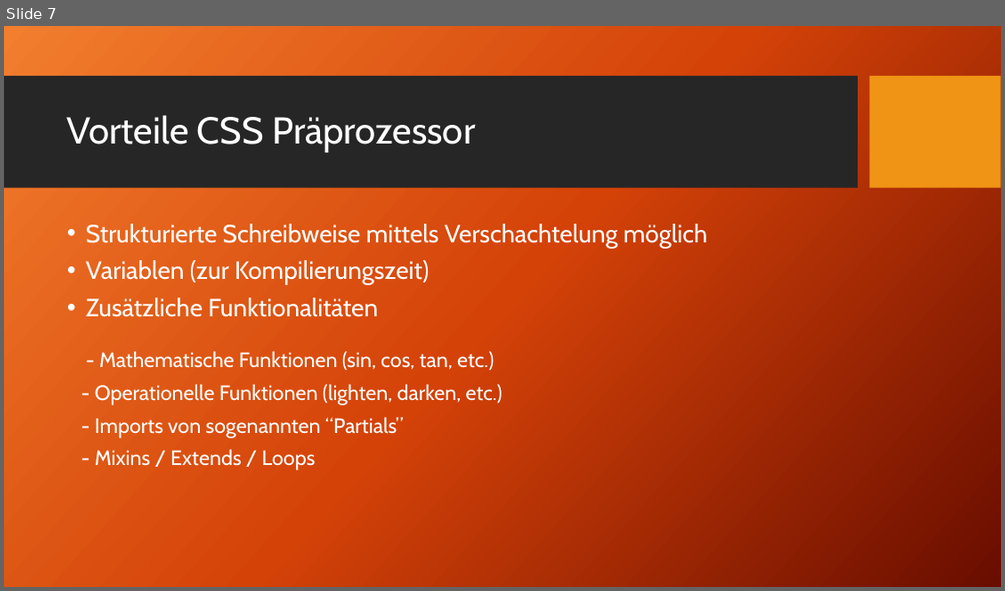
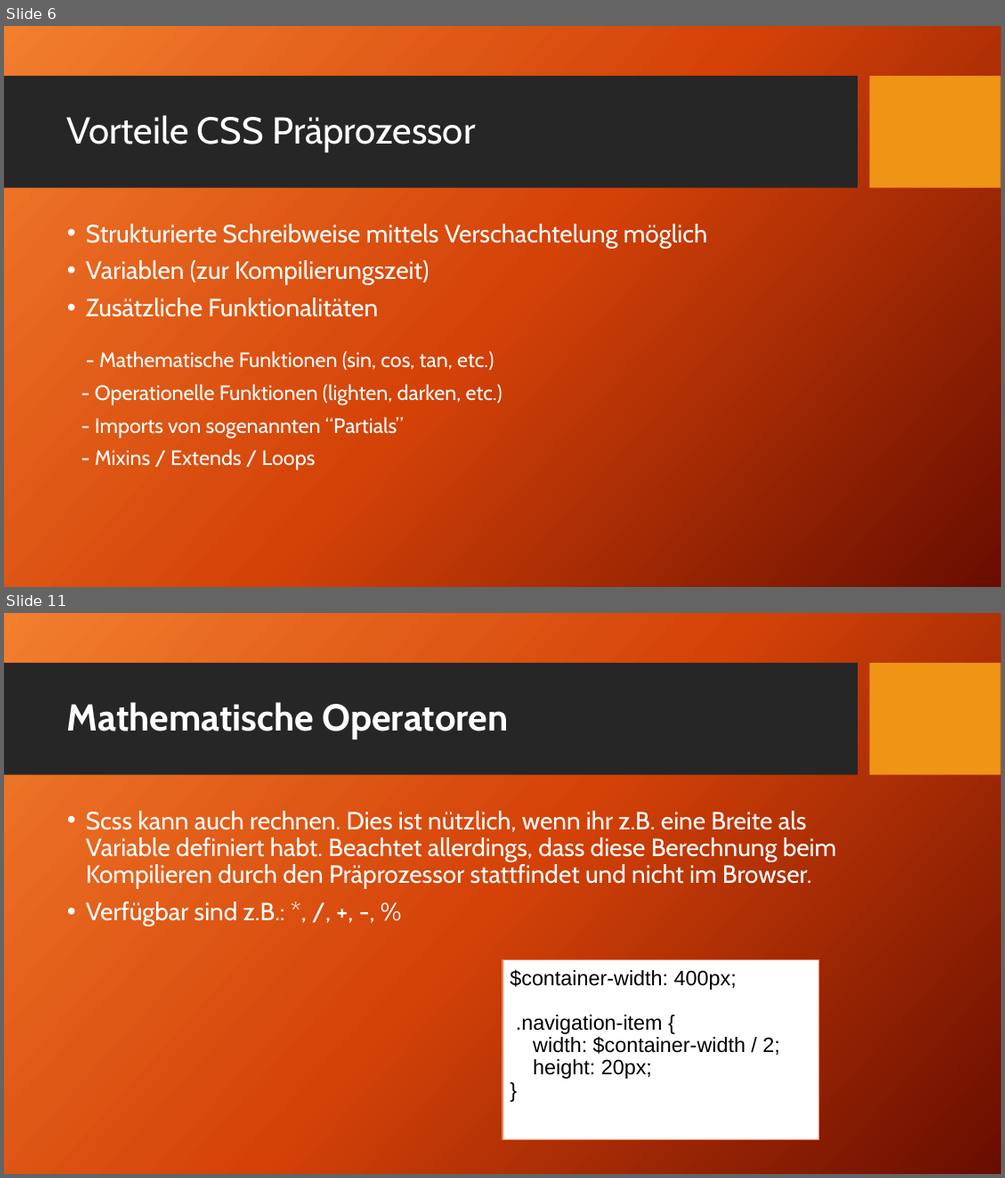
Before and after one commit to TomFrey/htmlCssBasicUebungen, a slide deck: sass Schulung.pptx. Shown one above the other, each under a label of ours: slide 7 before the commit, slides 6 and 11 after it; the slides between them are not shown. The pictures are 1005x591 and 1005x1178 pixels, drawn with LibreOffice and Linux fonts; fonts in the diff are those of the drawing; background and template pictures are left out. Boxes give left, top, right and bottom in pixels: in the first picture for what was removed or moved away, otherwise in the second. Text is boxed around its words. In the diff, an @@ line names an element or a change of style, - is before the commit and + after.

```diff
--- a/sass Schulung.pptx
+++ b/sass Schulung.pptx
@@ slide 11 added at box(4, 613, 1001, 1174), background picture (left out); not listed: 2 template elements that a slide beside it also shows @@
@@ title added at box(67, 702, 509, 739), 36 pt, text #FFFFFF, bold @@
+Mathematische Operatoren
@@ text added at box(86, 811, 836, 925), 24 pt, text #FFFFFF @@
+• Scss kann auch rechnen. Dies ist nützlich, wenn ihr z.B. eine Breite als Variable definiert habt. Beachtet allerdings, dass diese Berechnung beim Kompilieren durch den Präprozessor stattfindet und nicht im Browser.
+• Verfügbar sind z.B.: *, /, +, -, %
@@ rectangle added at box(502, 960, 820, 1140), fill #FFFFFF, outline #FA7E5C 1 pt, 20 pt, text #000000 @@
+$container-width: 400px;
+.navigation-item {
+width: $container-width / 2;
+height: 20px;
+}
@@ what was slide 7 is now slide 6 @@
```
Also in this commit, not shown: 3 slides changed, 22 other slides added, 4 slides removed, 1 other file.
